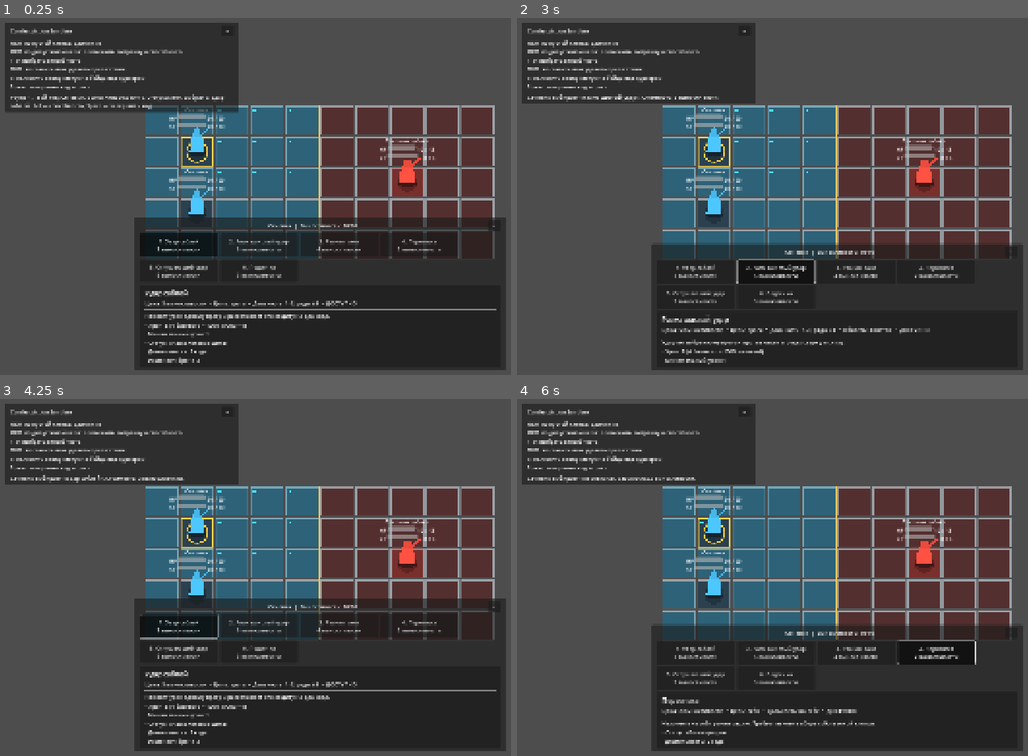
Above: before the commit, frames 1-4 (two rows, left to right).
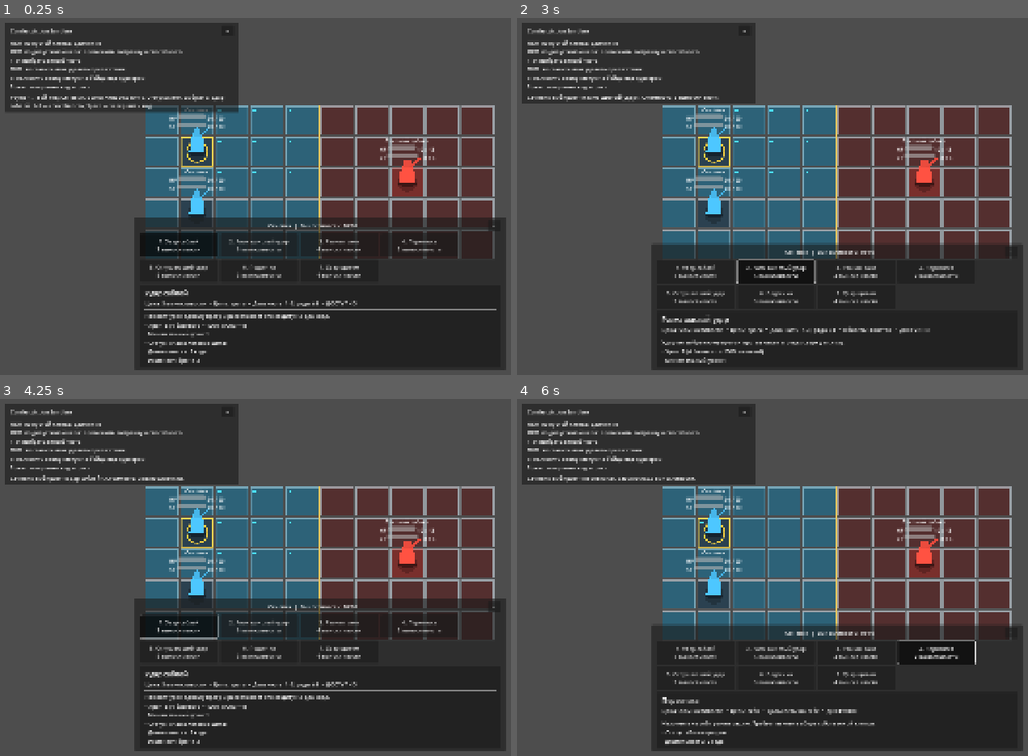
Above: after the commit, the same moments.

Repository: DanilNikolin/kleynod-steppe-frontier
Game: Godot game, scene res://scenes/debug/battle_grid_sandbox.tscn
Same seed, same stepped clock (60 frames per second), same inputs: the game is played once before the commit and once after it. The project has no main scene, so this scene is started directly.
Inputs:
- Up to frame 1 (0.25 s): no input
- Up to frame 2 (3 s): click "−" at 0.5 s; click "+" at 1.25 s; click "1. Удар саблей 3 выносливости" at 2 s; click "2. Размашистый удар 5 выносли…" at 2.75 s
- Up to frame 3 (4.25 s): click "1. Удар саблей 3 выносливости" at 3.5 s
- Up to frame 4 (6 s): click "3. Рваная рана 4 выносливости" at 4.25 s; click "1. Удар саблей 3 выносливости" at 5 s; click "4. Перевязка 2 выносливости" at 5.75 s

The runs differ from the first frame. In frame 1, 0.1% of the frame differs, in the area x 62-71%, y 69-73%; in frame 2, 0.1%; in frame 3, 0.1%; in frame 4, 0.1%.

Commit message:
feat(battle-effects): add forced movement
- add reusable push and pull effect definitions

- resolve forced movement through the shared effect pipeline

- stop movement at obstacles, combatants, and field boundaries

- allow forced movement across team-side borders

- animate forced movement from resolved grid paths

- track requested and applied movement distance

- add shield bash ability

- display forced movement results in the battle log

Diff:
--- /dev/null
+++ b/content/abilities/debug/debug_shield_bash.tres
@@ -0,0 +1,30 @@
+[gd_resource type="Resource" script_class="AbilityDefinition" load_steps=9 format=3 uid="uid://ctwbkmrr7q72"]
+
+[ext_resource type="Script" uid="uid://dkivlbn8e06qo" path="res://core/battle/abilities/ability_definition.gd" id="1_ability"]
+[ext_resource type="Script" uid="uid://36m0bduhwx85" path="res://core/battle/targeting/ability_targeting_definition.gd" id="2_targeting"]
+[ext_resource type="Script" uid="uid://uc2c7co5a0a2" path="res://core/battle/effects/battle_effect.gd" id="3_effect"]
+[ext_resource type="Script" uid="uid://djty1vj4ucxrn" path="res://core/battle/effects/damage_effect.gd" id="4_damage"]
+[ext_resource type="Script" uid="uid://cl66n77lfd3k7" path="res://core/battle/effects/forced_movement_effect.gd" id="5_forced_movement"]
+
+[sub_resource type="Resource" id="Resource_shield_damage"]
+script = ExtResource("4_damage")
+strength_scaling = 0.25
+effect_id = &"effect_shield_bash_damage"
+
+[sub_resource type="Resource" id="Resource_shield_push"]
+script = ExtResource("5_forced_movement")
+distance = 2
+effect_id = &"effect_shield_bash_push"
+
+[sub_resource type="Resource" id="Resource_shield_targeting"]
+script = ExtResource("2_targeting")
+aim_offsets = Array[Vector2i]([Vector2i(1, 0), Vector2i(2, 0)])
+
+[resource]
+script = ExtResource("1_ability")
+ability_id = &"ability_shield_bash"
+display_name = "Удар щитом"
+description = "Наносит небольшой урон и отталкивает цель на две клетки. Толчок останавливается перед препятствием, границей поля или другим бойцом."
+stamina_cost = 4
+targeting = SubResource("Resource_shield_targeting")
+effects = Array[ExtResource("3_effect")]([SubResource("Resource_shield_damage"), SubResource("Resource_shield_push")])
--- a/content/loadouts/debug/debug_sechevik_loadout.tres
+++ b/content/loadouts/debug/debug_sechevik_loadout.tres
@@ -8,10 +8,11 @@
 [ext_resource type="Resource" uid="uid://c1sqi1lcu365d" path="res://content/abilities/debug/debug_bandage.tres" id="6_bandage"]
 [ext_resource type="Resource" uid="uid://caxifmduofpsb" path="res://content/abilities/debug/debug_stunning_blow.tres" id="7_stunning"]
 [ext_resource type="Resource" uid="uid://h4ya3an67co3" path="res://content/abilities/debug/debug_hamstring.tres" id="8_hamstring"]
+[ext_resource type="Resource" uid="uid://ctwbkmrr7q72" path="res://content/abilities/debug/debug_shield_bash.tres" id="9_shield"]
 
 [resource]
 script = ExtResource("1_loadout")
 loadout_id = &"loadout_debug_sechevik"
 display_name = "Сечевик с боевым набором"
 default_ability_id = &"ability_sabre_slash"
-abilities = Array[ExtResource("2_ability")]([ExtResource("3_sabre"), ExtResource("4_sweeping"), ExtResource("5_rending"), ExtResource("6_bandage"), ExtResource("7_stunning"), ExtResource("8_hamstring")])
+abilities = Array[ExtResource("2_ability")]([ExtResource("3_sabre"), ExtResource("4_sweeping"), ExtResource("5_rending"), ExtResource("6_bandage"), ExtResource("7_stunning"), ExtResource("8_hamstring"), ExtResource("9_shield")])
--- a/content/loadouts/debug/debug_sweeping_sechevik_loadout.tres
+++ b/content/loadouts/debug/debug_sweeping_sechevik_loadout.tres
@@ -7,10 +7,11 @@
 [ext_resource type="Resource" uid="uid://c1sqi1lcu365d" path="res://content/abilities/debug/debug_bandage.tres" id="5_bandage"]
 [ext_resource type="Resource" uid="uid://caxifmduofpsb" path="res://content/abilities/debug/debug_stunning_blow.tres" id="6_stunning"]
 [ext_resource type="Resource" uid="uid://h4ya3an67co3" path="res://content/abilities/debug/debug_hamstring.tres" id="7_hamstring"]
+[ext_resource type="Resource" uid="uid://ctwbkmrr7q72" path="res://content/abilities/debug/debug_shield_bash.tres" id="8_shield"]
 
 [resource]
 script = ExtResource("1_loadout")
 loadout_id = &"loadout_debug_sweeping_sechevik"
 display_name = "Сечевик с размашистым ударом"
 default_ability_id = &"ability_sweeping_slash"
-abilities = Array[ExtResource("2_ability")]([ExtResource("3_sweeping"), ExtResource("4_rending"), ExtResource("5_bandage"), ExtResource("6_stunning"), ExtResource("7_hamstring")])
+abilities = Array[ExtResource("2_ability")]([ExtResource("3_sweeping"), ExtResource("4_rending"), ExtResource("5_bandage"), ExtResource("6_stunning"), ExtResource("7_hamstring"), ExtResource("8_shield")])
--- a/core/battle/actions/battle_action_command.gd
+++ b/core/battle/actions/battle_action_command.gd
@@ -5,17 +5,13 @@
 var actor: CombatantState
 var ability: AbilityDefinition
 
-var aim_coordinate: Vector2i = (
-	BattleGrid.INVALID_COORDINATE
-)
+var aim_coordinate: Vector2i = BattleGrid.INVALID_COORDINATE
 
 
 func _init(
 	p_actor: CombatantState = null,
 	p_ability: AbilityDefinition = null,
-	p_aim_coordinate: Vector2i = (
-		BattleGrid.INVALID_COORDINATE
-	)
+	p_aim_coordinate: Vector2i = BattleGrid.INVALID_COORDINATE
 ) -> void:
 	actor = p_actor
 	ability = p_ability
--- a/core/battle/actions/battle_action_result.gd
+++ b/core/battle/actions/battle_action_result.gd
@@ -8,9 +8,7 @@
 var actor_id: StringName = &""
 var ability_id: StringName = &""
 
-var aim_coordinate: Vector2i = (
-	BattleGrid.INVALID_COORDINATE
-)
+var aim_coordinate: Vector2i = BattleGrid.INVALID_COORDINATE
 
 var affected_coordinates: Array[Vector2i] = []
 var affected_target_ids: Array[StringName] = []
@@ -45,6 +43,31 @@
 			continue
 
 		total += effect_result.applied_amount
+
+	return total
+
+func get_forced_movement_results() -> Array[BattleEffectResult]:
+	var result: Array[BattleEffectResult] = []
+
+	for effect_result in effect_results:
+		if (
+			effect_result == null
+			or not effect_result.is_successful
+			or effect_result.effect_kind
+			!= &"forced_movement"
+		):
+			continue
+
+		result.append(effect_result)
+
+	return result
+
+
+func get_total_forced_movement_distance() -> int:
+	var total: int = 0
+
+	for effect_result in get_forced_movement_results():
+		total += effect_result.applied_movement_distance
 
 	return total
 
--- a/core/battle/actions/battle_action_service.gd
+++ b/core/battle/actions/battle_action_service.gd
@@ -141,7 +141,8 @@
 				effect_resolver.resolve(
 					effect,
 					command.actor,
-					target
+					target,
+					session
 				)
 			)
 
--- a/core/battle/actions/battle_effect_result.gd
+++ b/core/battle/actions/battle_effect_result.gd
@@ -60,3 +60,17 @@
 var current_value: int = 0
 
 var target_died: bool = false
+
+var movement_origin: Vector2i = BattleGrid.INVALID_COORDINATE
+
+var movement_destination: Vector2i = BattleGrid.INVALID_COORDINATE
+
+var movement_direction: Vector2i = Vector2i.ZERO
+
+var movement_path: Array[Vector2i] = []
+
+var requested_movement_distance: int = 0
+var applied_movement_distance: int = 0
+
+var movement_was_blocked: bool = false
+var movement_block_reason: StringName = &""
--- a/core/battle/effects/effect_resolver.gd
+++ b/core/battle/effects/effect_resolver.gd
@@ -17,6 +17,10 @@
 
 
 var damage_calculator := DamageCalculator.new()
+
+var forced_movement_service := (
+	BattleForcedMovementService.new()
+)
 
 
 func can_resolve(
@@ -26,13 +30,15 @@
 		effect is DamageEffect
 		or effect is HealEffect
 		or effect is ApplyStatusEffect
+		or effect is ForcedMovementEffect
 	)
 
 
 func resolve(
 	effect: BattleEffect,
 	source: CombatantState,
-	target: CombatantState
+	target: CombatantState,
+	session: BattleSession = null
 ) -> BattleEffectResult:
 	if effect == null:
 		return _create_failure_result(
@@ -77,6 +83,14 @@
 			effect as ApplyStatusEffect,
 			source,
 			target
+		)
+
+	if effect is ForcedMovementEffect:
+		return _resolve_forced_movement(
+			effect as ForcedMovementEffect,
+			source,
+			target,
+			session
 		)
 
 	return _create_failure_result(
@@ -290,6 +304,99 @@
 
 	return result
 
+func _resolve_forced_movement(
+	effect: ForcedMovementEffect,
+	source: CombatantState,
+	target: CombatantState,
+	session: BattleSession
+) -> BattleEffectResult:
+	var result := BattleEffectResult.new()
+
+	result.effect_id = effect.effect_id
+	result.effect_kind = &"forced_movement"
+
+	result.source_id = source.instance_id
+	result.target_id = target.instance_id
+
+	result.requested_movement_distance = (
+		effect.distance
+	)
+
+	result.movement_origin = (
+		target.grid_position
+	)
+
+	if session == null or session.grid == null:
+		result.failure_code = (
+			&"invalid_session"
+		)
+
+		return result
+
+	var resolution := (
+		forced_movement_service
+		.create_resolution(
+			session.grid,
+			source,
+			target,
+			effect
+		)
+	)
+
+	if not resolution.is_valid:
+		result.failure_code = (
+			resolution.failure_code
+		)
+
+		return result
+
+	result.movement_origin = (
+		resolution.origin
+	)
+
+	result.movement_destination = (
+		resolution.destination
+	)
+
+	result.movement_direction = (
+		resolution.direction
+	)
+
+	result.movement_path = (
+		resolution.path.duplicate()
+	)
+
+	result.applied_movement_distance = (
+		resolution.get_applied_distance()
+	)
+
+	result.movement_was_blocked = (
+		resolution.was_blocked
+	)
+
+	result.movement_block_reason = (
+		resolution.block_reason
+	)
+
+	var committed := (
+		forced_movement_service
+		.commit_resolution(
+			session.grid,
+			target,
+			resolution
+		)
+	)
+
+	if not committed:
+		result.failure_code = (
+			&"forced_movement_commit_failed"
+		)
+
+		return result
+
+	result.is_successful = true
+	return result
+
 func _create_failure_result(
 	failure_code: StringName,
 	effect: BattleEffect,
--- /dev/null
+++ b/core/battle/effects/forced_movement_effect.gd
@@ -0,0 +1,31 @@
+@tool
+class_name ForcedMovementEffect
+extends BattleEffect
+
+
+enum DirectionMode {
+	PUSH_AWAY,
+	PULL_TOWARD,
+}
+
+
+@export_group("Forced Movement")
+
+@export
+var direction_mode: DirectionMode = (
+	DirectionMode.PUSH_AWAY
+)
+
+@export_range(1, 99, 1)
+var distance: int = 1
+
+
+func get_validation_errors() -> PackedStringArray:
+	var errors := super.get_validation_errors()
+
+	if distance <= 0:
+		errors.append(
+			"Forced movement distance must be positive."
+		)
+
+	return errors
--- /dev/null
+++ b/core/battle/movement/battle_forced_movement_resolution.gd
@@ -0,0 +1,20 @@
+class_name BattleForcedMovementResolution
+extends RefCounted
+
+
+var is_valid: bool = false
+var failure_code: StringName = &""
+
+var origin: Vector2i = BattleGrid.INVALID_COORDINATE
+var destination: Vector2i = BattleGrid.INVALID_COORDINATE
+var direction: Vector2i = Vector2i.ZERO
+
+var requested_distance: int = 0
+var path: Array[Vector2i] = []
+
+var was_blocked: bool = false
+var block_reason: StringName = &""
+
+
+func get_applied_distance() -> int:
+	return path.size()
--- /dev/null
+++ b/core/battle/movement/core/battle/movement/battle_forced_movement_service.gd
@@ -0,0 +1,275 @@
+class_name BattleForcedMovementService
+extends RefCounted
+
+
+const FAILURE_INVALID_GRID: StringName = (
+	&"invalid_grid"
+)
+
+const FAILURE_INVALID_SOURCE: StringName = (
+	&"invalid_source"
+)
+
+const FAILURE_INVALID_TARGET: StringName = (
+	&"invalid_target"
+)
+
+const FAILURE_INVALID_EFFECT: StringName = (
+	&"invalid_effect"
+)
+
+const FAILURE_TARGET_DEAD: StringName = (
+	&"target_dead"
+)
+
+const FAILURE_SAME_COORDINATE: StringName = (
+	&"same_coordinate"
+)
+
+
+const BLOCK_OUTSIDE_GRID: StringName = (
+	&"outside_grid"
+)
+
+const BLOCK_CELL_OCCUPIED_OR_OBSTRUCTED: StringName = (
+	&"cell_occupied_or_obstructed"
+)
+
+
+func create_resolution(
+	grid: BattleGrid,
+	source: CombatantState,
+	target: CombatantState,
+	effect: ForcedMovementEffect
+) -> BattleForcedMovementResolution:
+	var resolution := (
+		BattleForcedMovementResolution.new()
+	)
+
+	if grid == null:
+		resolution.failure_code = (
+			FAILURE_INVALID_GRID
+		)
+
+		return resolution
+
+	if source == null:
+		resolution.failure_code = (
+			FAILURE_INVALID_SOURCE
+		)
+
+		return resolution
+
+	if target == null:
+		resolution.failure_code = (
+			FAILURE_INVALID_TARGET
+		)
+
+		return resolution
+
+	if effect == null or not effect.is_valid_effect():
+		resolution.failure_code = (
+			FAILURE_INVALID_EFFECT
+		)
+
+		return resolution
+
+	if not target.is_alive:
+		resolution.failure_code = (
+			FAILURE_TARGET_DEAD
+		)
+
+		return resolution
+
+	resolution.origin = target.grid_position
+	resolution.destination = target.grid_position
+	resolution.requested_distance = effect.distance
+
+	var direction := _get_direction(
+		source.grid_position,
+		target.grid_position,
+		effect.direction_mode
+	)
+
+	if direction == Vector2i.ZERO:
+		resolution.failure_code = (
+			FAILURE_SAME_COORDINATE
+		)
+
+		return resolution
+
+	resolution.direction = direction
+
+	var cursor := target.grid_position
+
+	for _step_index in range(
+		effect.distance
+	):
+		var next_coordinate := (
+			cursor + direction
+		)
+
+		if not grid.is_inside(
+			next_coordinate
+		):
+			resolution.was_blocked = true
+			resolution.block_reason = (
+				BLOCK_OUTSIDE_GRID
+			)
+
+			break
+
+		var next_cell := grid.get_cell(
+			next_coordinate
+		)
+
+		if (
+			next_cell == null
+			or not next_cell.is_walkable()
+		):
+			resolution.was_blocked = true
+			resolution.block_reason = (
+				BLOCK_CELL_OCCUPIED_OR_OBSTRUCTED
+			)
+
+			break
+
+		resolution.path.append(
+			next_coordinate
+		)
+
+		cursor = next_coordinate
+
+	resolution.destination = cursor
+	resolution.is_valid = true
+
+	return resolution
+
+
+func commit_resolution(
+	grid: BattleGrid,
+	target: CombatantState,
+	resolution: BattleForcedMovementResolution
+) -> bool:
+	if (
+		grid == null
+		or target == null
+		or resolution == null
+		or not resolution.is_valid
+	):
+		return false
+
+	if resolution.path.is_empty():
+		return true
+
+	if (
+		target.grid_position
+		!= resolution.origin
+	):
+		return false
+
+	var original_coordinate := (
+		target.grid_position
+	)
+
+	for coordinate in resolution.path:
+		var moved := grid.try_move_occupant(
+			target.instance_id,
+			coordinate
+		)
+
+		if not moved:
+			_rollback_movement(
+				grid,
+				target,
+				original_coordinate
+			)
+
+			return false
+
+		target.set_grid_position(
+			coordinate
+		)
+
+	return true
+
+
+func _get_direction(
+	source_coordinate: Vector2i,
+	target_coordinate: Vector2i,
+	direction_mode: int
+) -> Vector2i:
+	var delta: Vector2i
+
+	match direction_mode:
+		ForcedMovementEffect.DirectionMode.PUSH_AWAY:
+			delta = (
+				target_coordinate
+				- source_coordinate
+			)
+
+		ForcedMovementEffect.DirectionMode.PULL_TOWARD:
+			delta = (
+				source_coordinate
+				- target_coordinate
+			)
+
+		_:
+			return Vector2i.ZERO
+
+	return _to_cardinal_direction(
+		delta
+	)
+
+
+func _to_cardinal_direction(
+	delta: Vector2i
+) -> Vector2i:
+	if delta == Vector2i.ZERO:
+		return Vector2i.ZERO
+
+	# При равенстве осей приоритет получает X.
+	# Это делает результат детерминированным.
+	if (
+		absi(delta.x) >= absi(delta.y)
+		and delta.x != 0
+	):
+		return Vector2i(
+			1 if delta.x > 0 else -1,
+			0
+		)
+
+	if delta.y != 0:
+		return Vector2i(
+			0,
+			1 if delta.y > 0 else -1
+		)
+
+	return Vector2i.ZERO
+
+
+func _rollback_movement(
+	grid: BattleGrid,
+	target: CombatantState,
+	original_coordinate: Vector2i
+) -> void:
+	var current_coordinate := (
+		grid.get_occupant_position(
+			target.instance_id
+		)
+	)
+
+	if (
+		current_coordinate
+		!= BattleGrid.INVALID_COORDINATE
+		and current_coordinate
+		!= original_coordinate
+	):
+		grid.try_move_occupant(
+			target.instance_id,
+			original_coordinate
+		)
+
+	target.set_grid_position(
+		original_coordinate
+	)
--- a/core/battle/statuses/battle_status_periodic_processor.gd
+++ b/core/battle/statuses/battle_status_periodic_processor.gd
@@ -138,7 +138,8 @@
 			effect_resolver.resolve(
 				effect,
 				source,
-				owner
+				owner,
+				session
 			)
 		)
 
--- a/presentation/battle/actions/battle_action_outcome.gd
+++ b/presentation/battle/actions/battle_action_outcome.gd
@@ -12,6 +12,7 @@
 
 var defeated_view_ids_removed: Array[StringName] = []
 
+var forced_movement_view_ids_presented: Array[StringName] = []
 
 func did_execute() -> bool:
 	return (
@@ -38,6 +39,15 @@
 	return action_result.get_affected_target_count()
 
 
+func get_total_forced_movement_distance() -> int:
+	if action_result == null:
+		return 0
+
+	return (
+		action_result
+		.get_total_forced_movement_distance()
+	)
+
 func get_defeated_target_ids() -> Array[StringName]:
 	if action_result == null:
 		return []
--- a/presentation/battle/actions/battle_action_runner.gd
+++ b/presentation/battle/actions/battle_action_runner.gd
@@ -16,6 +16,10 @@
 
 const FAILURE_PRESENTATION_FAILED: StringName = (
 	&"presentation_failed"
+)
+
+const FAILURE_FORCED_MOVEMENT_PRESENTATION_FAILED: StringName = (
+	&"forced_movement_presentation_failed"
 )
 
 const FAILURE_DEFEATED_VIEW_REMOVAL_FAILED: StringName = (
@@ -142,6 +146,36 @@
 		)
 
 		return outcome
+
+	for effect_result in (
+		outcome.action_result
+		.get_forced_movement_results()
+	):
+		if effect_result.movement_path.is_empty():
+			continue
+
+		if effect_result.target_died:
+			continue
+
+		var movement_presented := await (
+			combatant_presenter
+			.move_along_grid_path(
+				effect_result.target_id,
+				effect_result.movement_path,
+				animated
+			)
+		)
+
+		if not movement_presented:
+			outcome.failure_code = (
+				FAILURE_FORCED_MOVEMENT_PRESENTATION_FAILED
+			)
+
+			return outcome
+
+		outcome.forced_movement_view_ids_presented.append(
+			effect_result.target_id
+		)
 
 	if remove_defeated_views:
 		for target_id in (
--- a/scenes/debug/presentation/battle_debug_log_presenter.gd
+++ b/scenes/debug/presentation/battle_debug_log_presenter.gd
@@ -343,6 +343,11 @@
 
 			&"apply_status":
 				_append_status_result(
+					effect_result
+				)
+
+			&"forced_movement":
+				_append_forced_movement_result(
 					effect_result
 				)
 
@@ -521,6 +526,53 @@
 	)
 
 
+func _append_forced_movement_result(
+	effect_result: BattleEffectResult
+) -> void:
+	var target := session.get_combatant(
+		effect_result.target_id
+	)
+
+	var target_name := String(
+		effect_result.target_id
+	)
+
+	if (
+		target != null
+		and target.definition != null
+	):
+		target_name = (
+			target.definition.display_name
+		)
+
+	var message := (
+		"%s принудительно перемещается "
+		% target_name
+		+ "на %d/%d клеток: %s → %s."
+		% [
+			effect_result
+				.applied_movement_distance,
+			effect_result
+				.requested_movement_distance,
+			effect_result.movement_origin,
+			effect_result.movement_destination,
+		]
+	)
+
+	if effect_result.movement_was_blocked:
+		message += (
+			" Дальнейшее движение остановлено: %s."
+			% format_forced_movement_block_reason(
+				effect_result
+				.movement_block_reason
+			)
+		)
+
+	push_battle_log(
+		message
+	)
+
+
 func _append_status_result(
 	effect_result: BattleEffectResult
 ) -> void:
@@ -714,6 +766,20 @@
 	return "в неизвестный момент"
 
 
+func format_forced_movement_block_reason(
+	reason: StringName
+) -> String:
+	match reason:
+		BattleForcedMovementService.BLOCK_OUTSIDE_GRID:
+			return "граница поля"
+
+		BattleForcedMovementService.BLOCK_CELL_OCCUPIED_OR_OBSTRUCTED:
+			return "клетка занята или заблокирована"
+
+	return String(reason)
+
+
+
 func _refresh_status_label() -> void:
 	var text := _status_headline
 
Not shown: 1 places in content/loadouts/debug/debug_sechevik_loadout.tres that only renumber resources
Not shown: 1 places in content/loadouts/debug/debug_sweeping_sechevik_loadout.tres that only renumber resources
Not shown, added: core/battle/effects/forced_movement_effect.gd.uid
Not shown, added: core/battle/movement/battle_forced_movement_resolution.gd.uid
Not shown, added: core/battle/movement/core/battle/movement/battle_forced_movement_service.gd.uid
Not shown, removed: godot_focused_context.md
